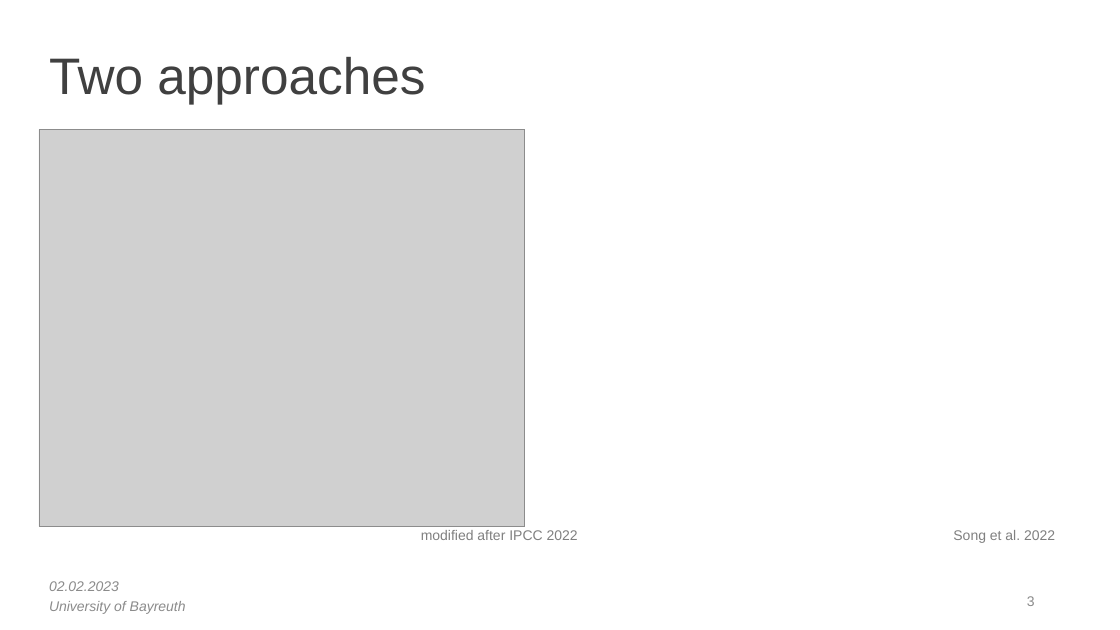
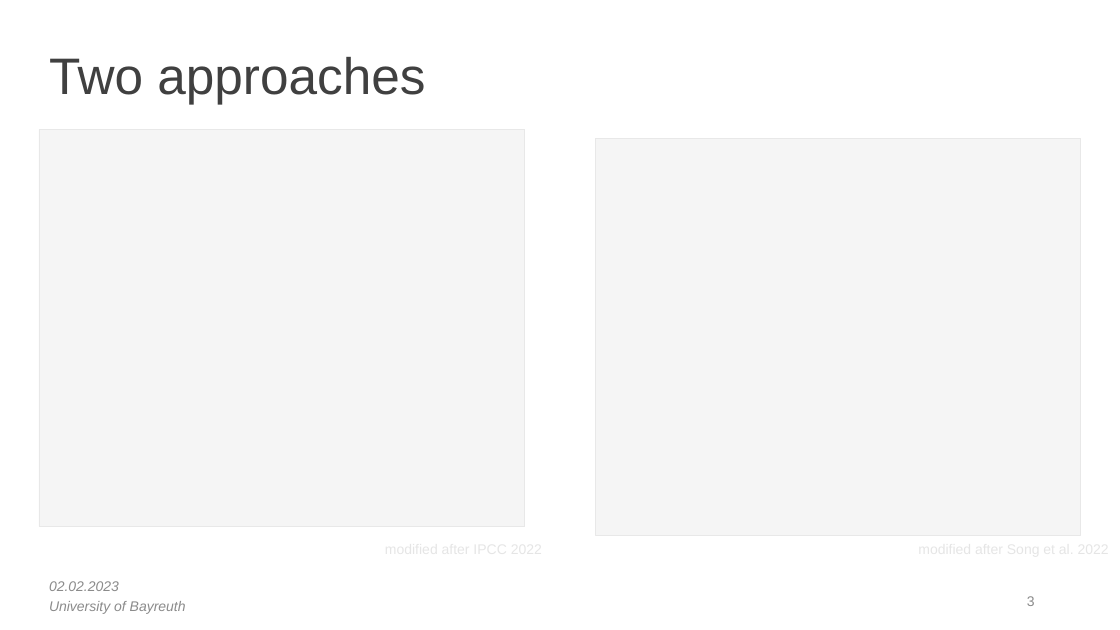
Before and after one commit to Ischi94/colloquium, a slide deck: slide 3 of output/presentation_mathes.pptx. Drawn at 1120x630 pixels with LibreOffice and Linux fonts; fonts in the diff are those of the drawing; grey boxes stand for pictures. Boxes give left, top, right and bottom in pixels: in the first picture for what was removed or moved away, otherwise in the second. Text is boxed around its words. In the diff, an @@ line names an element or a change of style, - is before the commit and + after.

Commit message:
add song figures

```diff
--- a/output/presentation_mathes.pptx
+++ b/output/presentation_mathes.pptx
@@ rectangle added at [10, 113, 560, 570], fill #FFFFFF at 80% opacity @@
@@ rectangle added at [546, 130, 1110, 586], fill #FFFFFF at 80% opacity @@
@@ picture added at [596, 139, 1081, 535] @@
@@ text removed at [421, 530, 578, 540] @@
-modified after IPCC 2022
@@ text removed at [953, 530, 1055, 543] @@
-Song et al. 2022
```
Also in this commit, not shown: 1 slide added, 7 other files.
